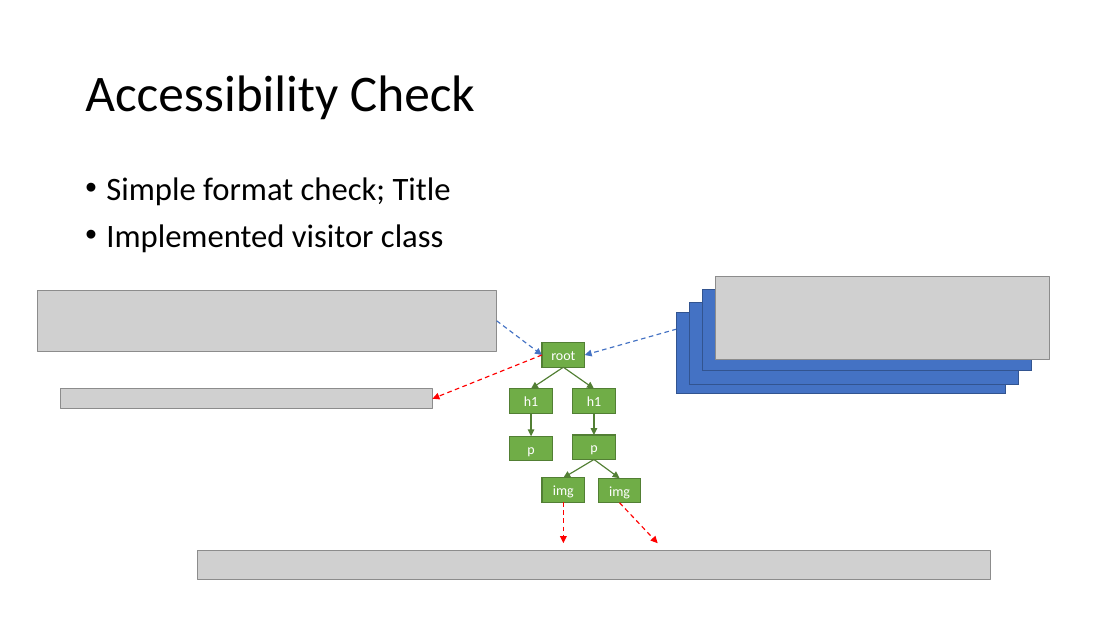
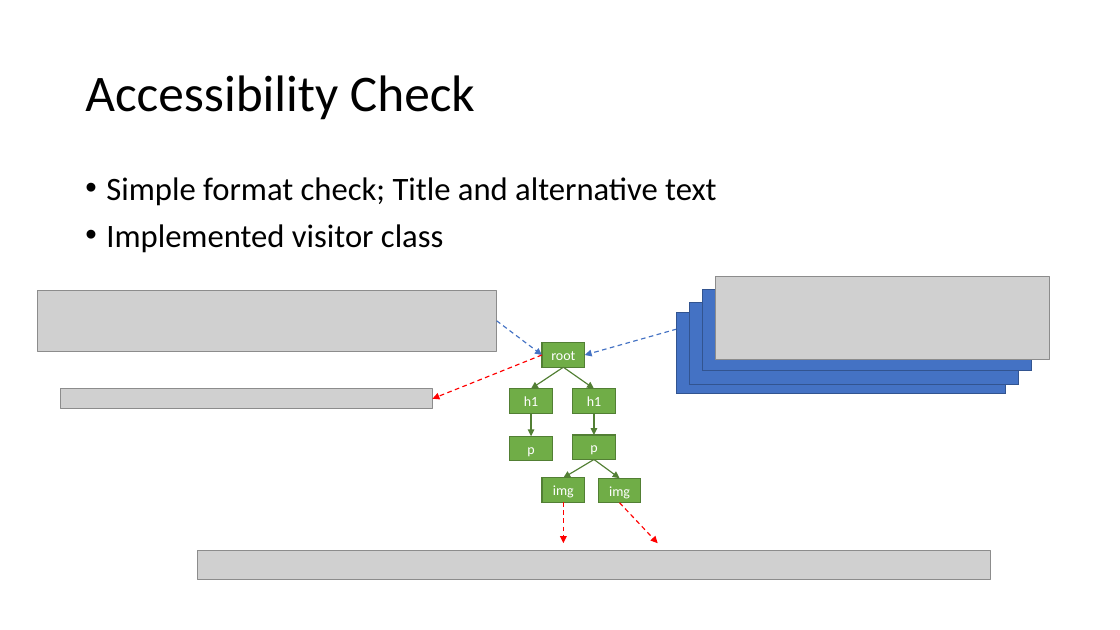
Before and after one commit to jaedong98/accessibility4md, a slide deck: slide 6 of docs/Accessibility4md.pptx (slide 5 before the commit). Drawn at 1120x630 pixels with LibreOffice and Linux fonts; fonts in the diff are those of the drawing; grey boxes stand for pictures. Boxes give left, top, right and bottom in pixels: in the first picture for what was removed or moved away, otherwise in the second. Text is boxed around its words. In the diff, an @@ line names an element or a change of style, - is before the commit and + after.

```diff
--- a/docs/Accessibility4md.pptx
+++ b/docs/Accessibility4md.pptx
@@ text at <box>106,177,716,206</box>: text changed @@
-• Simple format check; Title
+• Simple format check; Title and alternative text
```
Also in this commit, not shown: 5 other slides changed, 1 slide added, 1 other file.
